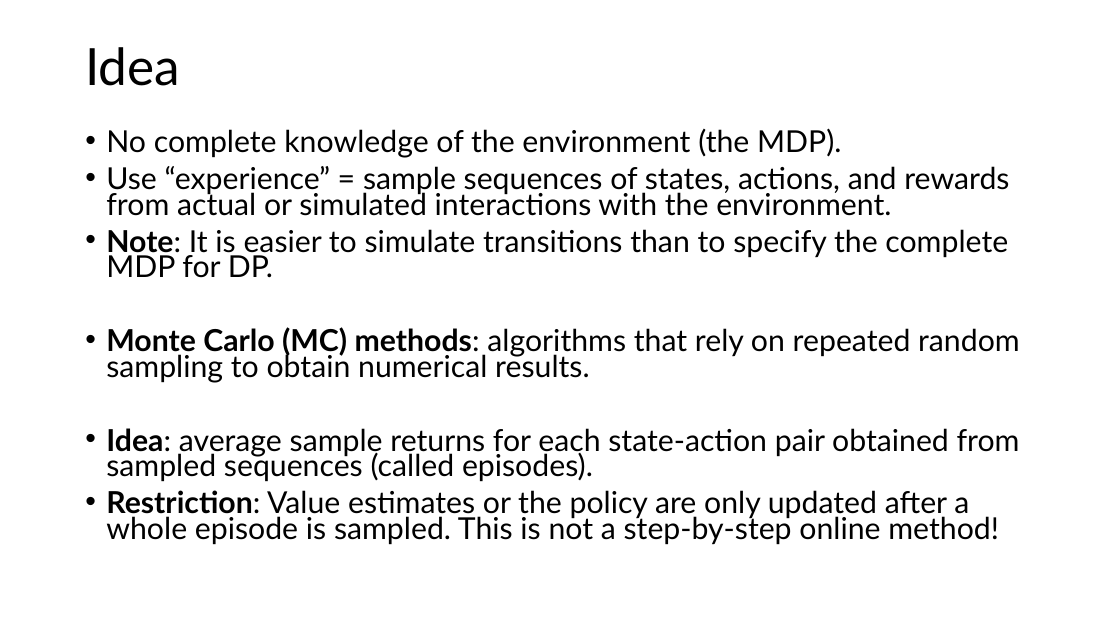
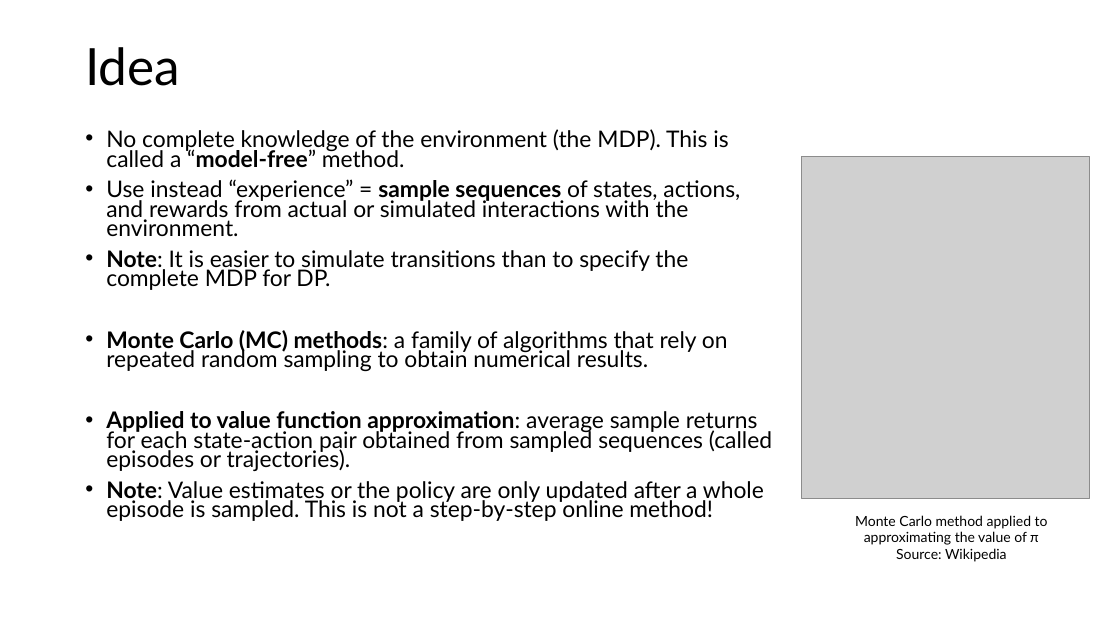
Before and after one commit to mhahsler/Introduction_to_Reinforcement_Learning, a slide deck: slide 3 of slides/Lecture04.pptx. Drawn at 1120x630 pixels with LibreOffice and Linux fonts; fonts in the diff are those of the drawing; grey boxes stand for pictures. Boxes give left, top, right and bottom in pixels: in the first picture for what was removed or moved away, otherwise in the second. Text is boxed around its words. In the diff, an @@ line names an element or a change of style, - is before the commit and + after.

```diff
--- a/slides/Lecture04.pptx
+++ b/slides/Lecture04.pptx
@@ text at [106, 129, 740, 236]: text changed; size 25.9 to 19.6 pt @@
-• No complete knowledge of the environment (the MDP).
-• Use “experience” = sample sequences of states, actions, and rewards from actual or simulated interactions with the environment.
+• No complete knowledge of the environment (the MDP). This is called a “model-free” method.
+• Use instead “experience” = sample sequences of states, actions, and rewards from actual or simulated interactions with the environment.
@@ picture added at [802, 157, 1091, 498] @@
@@ text at [106, 250, 688, 290]: size 25.9 to 19.6 pt in "Note: It is easier to simulate transitions ..." @@
@@ text at [106, 330, 772, 521]: text changed; size 25.9 to 19.6 pt @@
-• Monte Carlo (MC) methods: algorithms that rely on repeated random sampling to obtain numerical results.
-• Idea: average sample returns for each state-action pair obtained from sampled sequences (called episodes).
-• Restriction: Value estimates or the policy are only updated after a whole episode is sampled. This is not a step-by-step online method!
+• Monte Carlo (MC) methods: a family of algorithms that rely on repeated random sampling to obtain numerical results.
+• Applied to value function approximation: average sample returns for each state-action pair obtained from sampled sequences (called episodes or trajectories).
+• Note: Value estimates or the policy are only updated after a whole episode is sampled. This is not a step-by-step online method!
@@ text added at [855, 515, 1048, 562], 12 pt, text #000000 @@
+Monte Carlo method applied to approximating the value of π
+Source: Wikipedia
```
Also in this commit, not shown: 10 other slides changed, 5 slides added, 2 slides removed, 5 other files.
